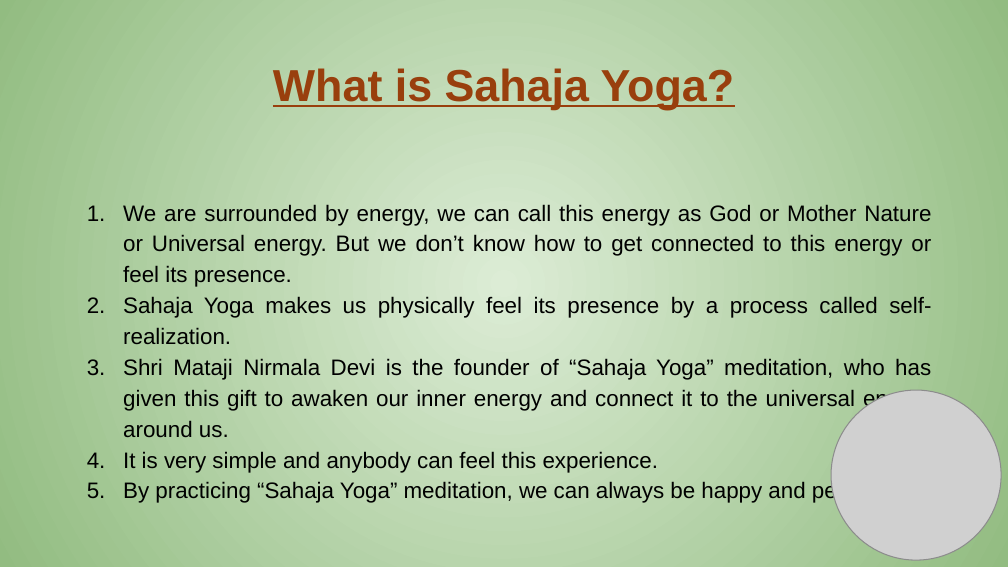
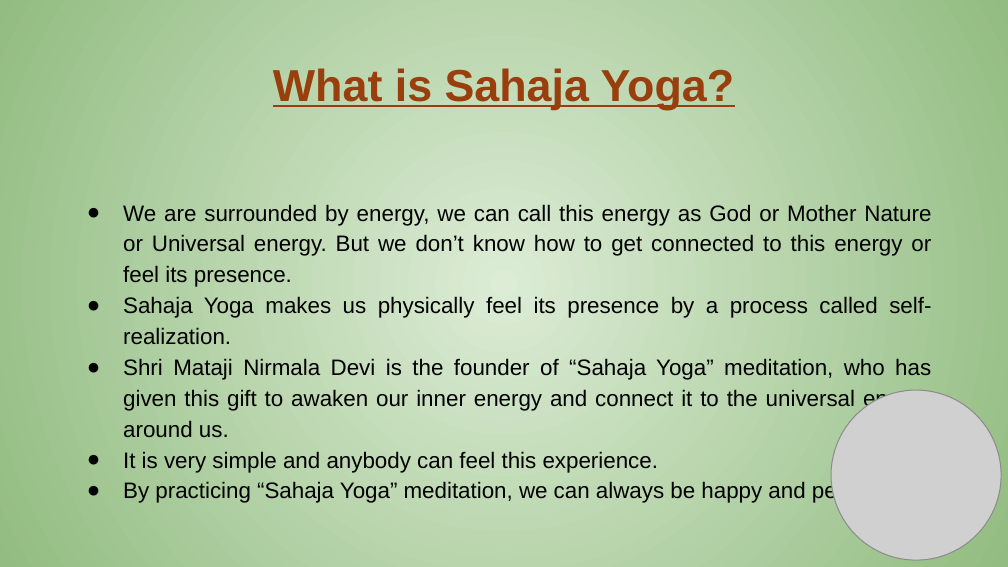
Before and after one commit to NirmalaVishwaVidyaPeetham/ClassMaterial, a slide deck: slide 2 of 5. SocialStudiiesAndLifeSkills/2. LifeSkills/1. Presentations/2. IntroductionToSahajayoga/3. Virata-Introduction-to-Sahaja-Yoga-Slides.pptx. Drawn at 1008x567 pixels with LibreOffice and Linux fonts; fonts in the diff are those of the drawing; grey boxes stand for pictures. Boxes give left, top, right and bottom in pixels: in the first picture for what was removed or moved away, otherwise in the second. Text is boxed around its words. In the diff, an @@ line names an element or a change of style, - is before the commit and + after.

```diff
--- a/5. SocialStudiiesAndLifeSkills/2. LifeSkills/1. Presentations/2. IntroductionToSahajayoga/3. Virata-Introduction-to-Sahaja-Yoga-Slides.pptx
+++ b/5. SocialStudiiesAndLifeSkills/2. LifeSkills/1. Presentations/2. IntroductionToSahajayoga/3. Virata-Introduction-to-Sahaja-Yoga-Slides.pptx
@@ text "We are surrounded by energy, ..." at [123, 204, 931, 504]: bullet 1. to ● @@
```
Also in this commit, not shown: 5 other slides changed, 5 other files.
